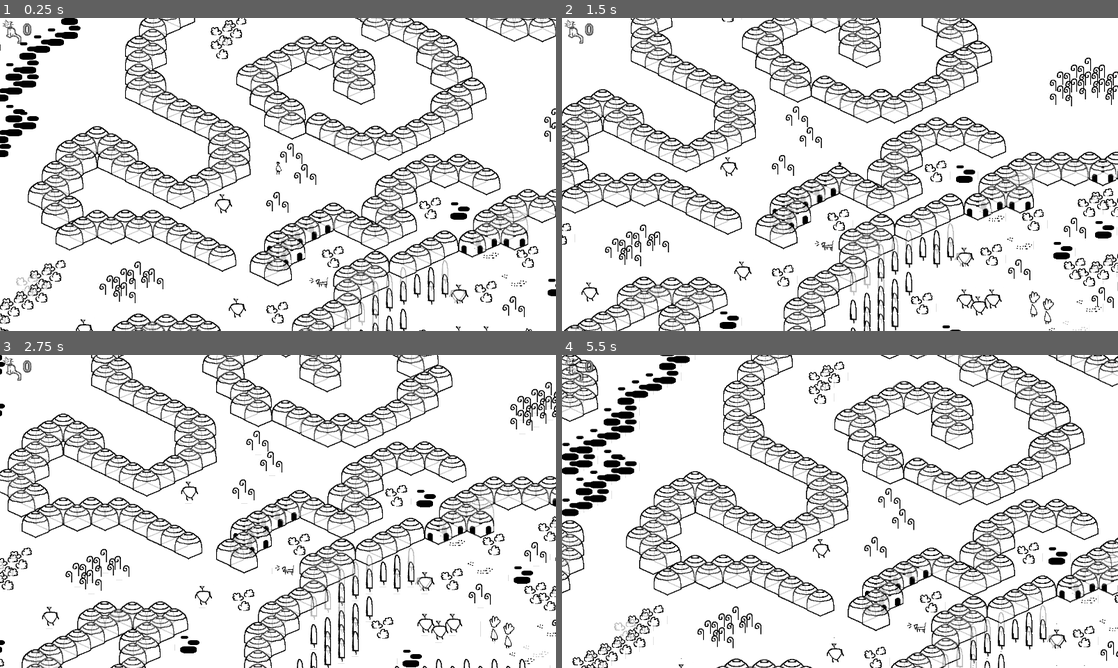
Above: before the commit, frames 1-4 (two rows, left to right).
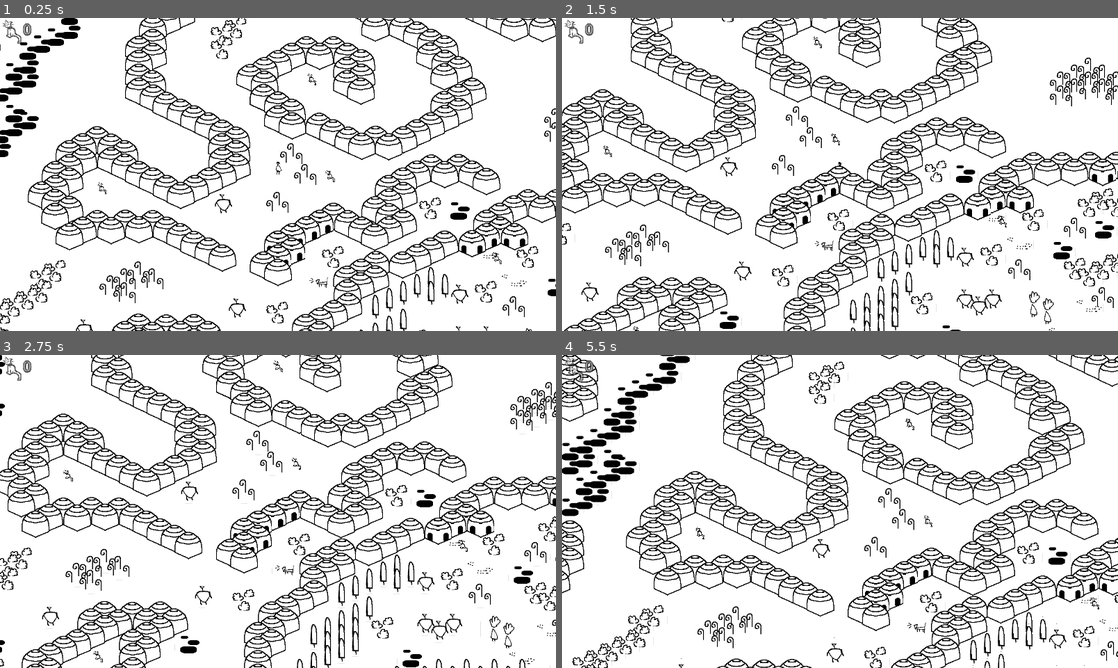
Above: after the commit, the same moments.

Repository: brzezinski/ggj-2022
Game: Godot game, scene res://Main.tscn
The game is run twice, just before and just after one commit, with the same random seed, the same clock (stepped at 60 frames per second) and the same inputs. Sound files missing from this copy of the repository are replaced by a short silence.
Inputs:
- Up to frame 1 (0.25 s): no input
- Up to frame 2 (1.5 s): tap Enter at 0.5 s; hold Right (ui_right) 0.53-1.28 s; hold Down (ui_down) from 1.28 s (still down)
- Up to frame 3 (2.75 s): release Down (ui_down) at 2.03 s; hold Right (ui_right) from 2.03 s (still down)
- Up to frame 4 (5.5 s): tap Space at 2.75 s; release Right (ui_right) at 2.78 s; hold Up (ui_up) 2.78-3.53 s; hold Left (ui_left) 3.53-5.03 s; tap Enter at 5 s; hold Down (ui_down) from 5.03 s (still down)

The runs differ from the first frame. In frame 1, 9.6% of the frame differs, in the area x 0-100%, y 0-100%; in frame 2, 9.8%; in frame 3, 9.5%; in frame 4, 9.9%.

Commit message:
fixed cat collision (multiple), added portals to the Earth

Diff:
--- a/Earth.tscn
+++ b/Earth.tscn
@@ -22,6 +22,7 @@
 tile_data = PoolIntArray( -131013, 10, 0, -131012, 10, 0, -131011, 10, 0, -131010, 10, 0, -131009, 10, 0, -131008, 10,  …(21679 unchanged characters)…
 
 [node name="Ziemia" parent="Environment" instance=ExtResource( 1 )]
+visible = false
 modulate = Color( 1, 1, 1, 0.282353 )
 z_as_relative = false
 tile_data = PoolIntArray( 1, 5, 0, 2, 5, 0, 3, 5, 0, 4, 5, 0, 5, 5, 0, 6, 5, 0, 7, 5, 0, 8, 5, 0, 9, 5, 0, 10, 5, 0, 11 …(44071 unchanged characters)…
@@ -4401,17 +4402,94 @@
 [node name="CollisionElement" parent="Environment/Items" instance=ExtResource( 5 )]
 
 [node name="Portal" parent="Environment/Items" instance=ExtResource( 6 )]
-position = Vector2( -64, 256 )
+position = Vector2( -64, 270 )
+
+[node name="Portal2" parent="Environment/Items" instance=ExtResource( 6 )]
+position = Vector2( 30, 831 )
+
+[node name="Portal3" parent="Environment/Items" instance=ExtResource( 6 )]
+position = Vector2( -768, 1458 )
+
+[node name="Portal4" parent="Environment/Items" instance=ExtResource( 6 )]
+position = Vector2( -1440, 1315 )
+
+[node name="Portal5" parent="Environment/Items" instance=ExtResource( 6 )]
+position = Vector2( -2080, 1786 )
+
+[node name="Portal6" parent="Environment/Items" instance=ExtResource( 6 )]
+position = Vector2( -318, 2704 )
+
+[node name="Portal7" parent="Environment/Items" instance=ExtResource( 6 )]
+position = Vector2( 802, 1919 )
+
+[node name="Portal8" parent="Environment/Items" instance=ExtResource( 6 )]
+position = Vector2( 1983, 1807 )
+
+[node name="Portal9" parent="Environment/Items" instance=ExtResource( 6 )]
+position = Vector2( 1698, 1569 )
 
 [node name="Cat" parent="Environment/Items" instance=ExtResource( 3 )]
 position = Vector2( -240, 656 )
 
+[node name="Cat4" parent="Environment/Items" instance=ExtResource( 3 )]
+position = Vector2( -1043, 676 )
+
+[node name="Cat5" parent="Environment/Items" instance=ExtResource( 3 )]
+position = Vector2( -2152, 1119 )
+
+[node name="Cat6" parent="Environment/Items" instance=ExtResource( 3 )]
+position = Vector2( -2344, 1532 )
+
+[node name="Cat7" parent="Environment/Items" instance=ExtResource( 3 )]
+position = Vector2( -1773, 2147 )
+
+[node name="Cat8" parent="Environment/Items" instance=ExtResource( 3 )]
+position = Vector2( -1240, 1599 )
+
+[node name="Cat9" parent="Environment/Items" instance=ExtResource( 3 )]
+position = Vector2( -405, 1631 )
+
+[node name="Cat18" parent="Environment/Items" instance=ExtResource( 3 )]
+position = Vector2( 120, 1603 )
+
+[node name="Cat10" parent="Environment/Items" instance=ExtResource( 3 )]
+position = Vector2( -336, 2047 )
+
+[node name="Cat11" parent="Environment/Items" instance=ExtResource( 3 )]
+position = Vector2( 504, 1792 )
+
+[node name="Cat13" parent="Environment/Items" instance=ExtResource( 3 )]
+position = Vector2( 1848, 1424 )
+
+[node name="Cat15" parent="Environment/Items" instance=ExtResource( 3 )]
+position = Vector2( 856, 1215 )
+
+[node name="Cat16" parent="Environment/Items" instance=ExtResource( 3 )]
+position = Vector2( 127, 552 )
+
+[node name="Cat14" parent="Environment/Items" instance=ExtResource( 3 )]
+position = Vector2( 2544, 1333 )
+
+[node name="Cat12" parent="Environment/Items" instance=ExtResource( 3 )]
+position = Vector2( 78, 1380 )
+
 [node name="Cat2" parent="Environment/Items" instance=ExtResource( 3 )]
 position = Vector2( 472, 712 )
 
 [node name="Cat3" parent="Environment/Items" instance=ExtResource( 3 )]
 position = Vector2( 272, 168 )
 
+[node name="Cat17" parent="Environment/Items" instance=ExtResource( 3 )]
+position = Vector2( -257, 463 )
+
 [node name="Player" type="YSort" parent="Environment"]
 
 [connection signal="player_hit" from="Environment/Items/Portal" to="." method="_on_Portal_player_hit"]
+[connection signal="player_hit" from="Environment/Items/Portal2" to="." method="_on_Portal_player_hit"]
+[connection signal="player_hit" from="Environment/Items/Portal3" to="." method="_on_Portal_player_hit"]
+[connection signal="player_hit" from="Environment/Items/Portal4" to="." method="_on_Portal_player_hit"]
+[connection signal="player_hit" from="Environment/Items/Portal5" to="." method="_on_Portal_player_hit"]
+[connection signal="player_hit" from="Environment/Items/Portal6" to="." method="_on_Portal_player_hit"]
+[connection signal="player_hit" from="Environment/Items/Portal7" to="." method="_on_Portal_player_hit"]
+[connection signal="player_hit" from="Environment/Items/Portal8" to="." method="_on_Portal_player_hit"]
+[connection signal="player_hit" from="Environment/Items/Portal9" to="." method="_on_Portal_player_hit"]
--- a/Library/Cat.gd
+++ b/Library/Cat.gd
@@ -16,6 +16,7 @@
 
 #when player will hit the cat
 func cat_pickup():
+	$CollisionPolygon2D.queue_free()
 	$AnimatedSprite.animation = "pickup"
 	$Meau.stream = CAT_SFX
 	$Meau.play()
